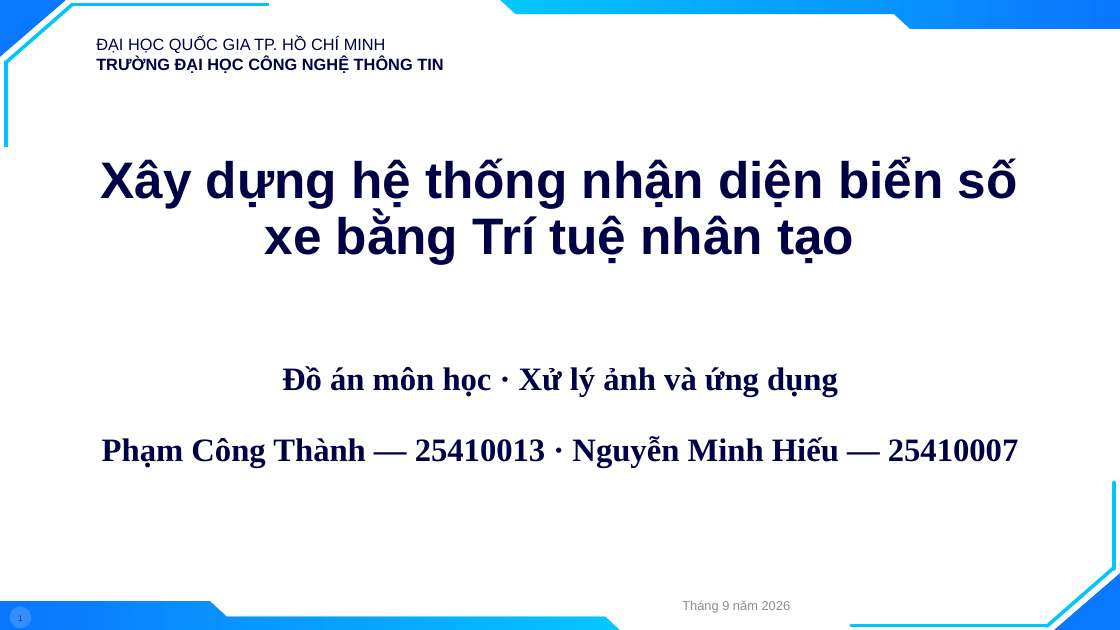
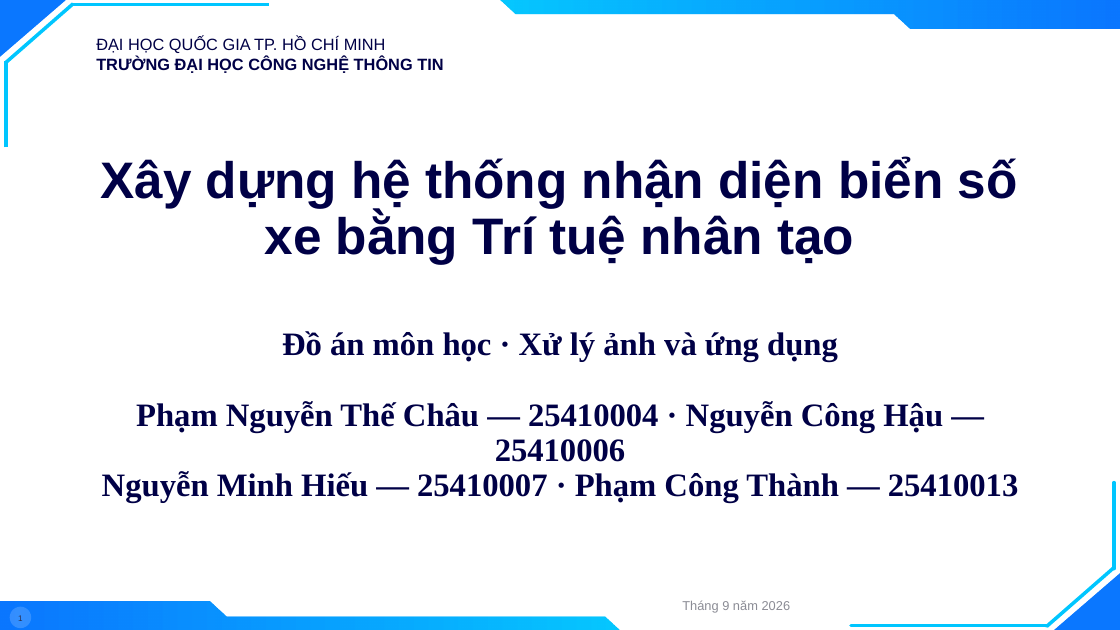
Before and after one commit to hieunguyen2604/alpr-do-an-mon-hoc, a slide deck: slide 1 of docs/slides/12-slides-mon-hoc.pptx. Drawn at 1120x630 pixels with LibreOffice and Linux fonts; fonts in the diff are those of the drawing; background and template pictures are left out. Boxes give left, top, right and bottom in pixels: in the first picture for what was removed or moved away, otherwise in the second. Text is boxed around its words. In the diff, an @@ line names an element or a change of style, - is before the commit and + after.

```diff
--- a/docs/slides/12-slides-mon-hoc.pptx
+++ b/docs/slides/12-slides-mon-hoc.pptx
@@ subtitle at box(102, 331, 1018, 503): text changed @@
-Đồ án môn học · Xử lý ảnh và ứng dụng
-Phạm Công Thành — 25410013 · Nguyễn Minh Hiếu — 25410007
+Đồ án môn học · Xử lý ảnh và ứng dụng
+Phạm Nguyễn Thế Châu — 25410004 · Nguyễn Công Hậu — 25410006
+Nguyễn Minh Hiếu — 25410007 · Phạm Công Thành — 25410013
```
Also in this commit, not shown: 9 other files.
